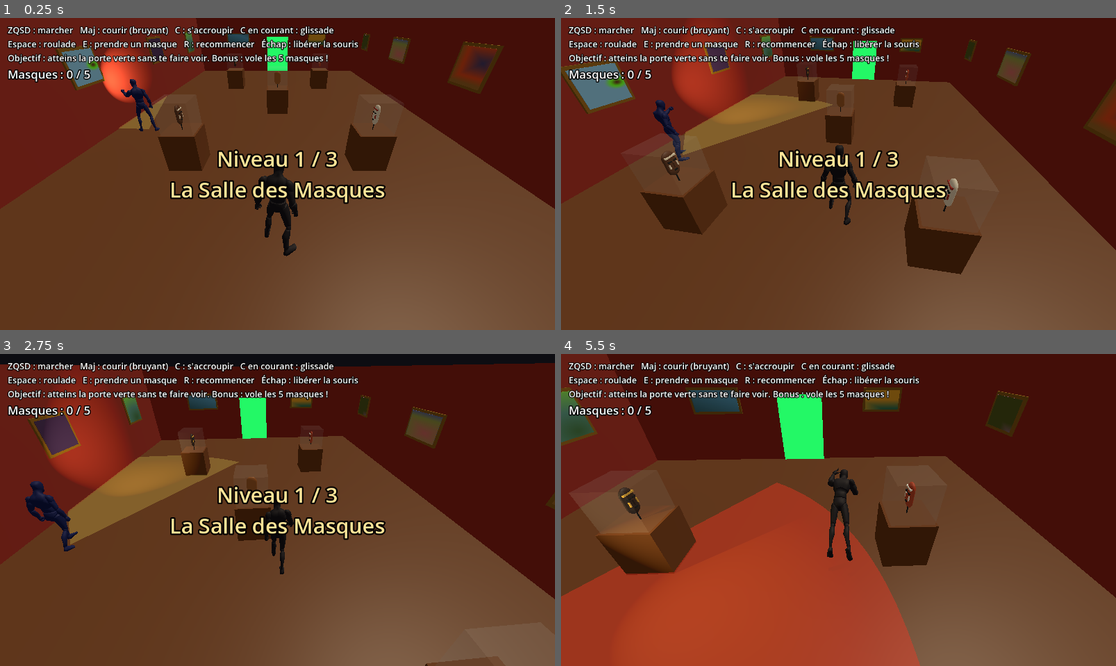
Above: before the commit, frames 1-4 (two rows, left to right).
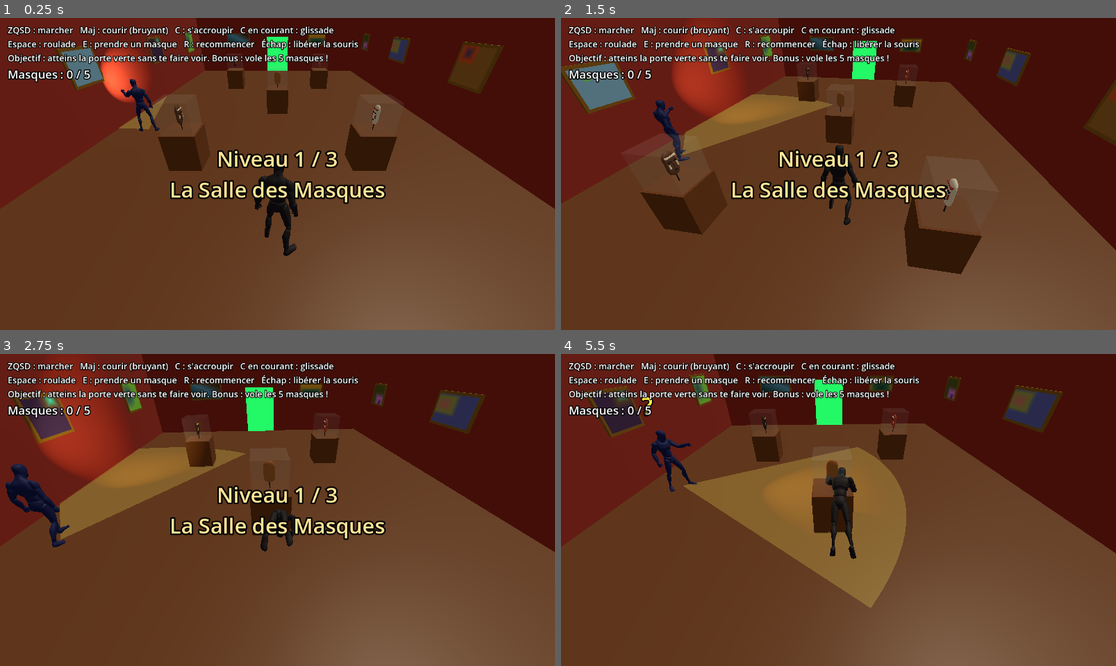
Above: after the commit, the same moments.

Repository: asbldream-lab/test
Game: Godot game, scene res://musee/musee.tscn
Same seed, same stepped clock (60 frames per second), same inputs: the game is played once before the commit and once after it.
Inputs (mouse positions are in pixels of both pictures, inside the frame that each line leads up to):
- Up to frame 1 (0.25 s): no input
- Up to frame 2 (1.5 s): tap Enter at 0.5 s; move the mouse to (866, 174) at 0.52 s; hold W (move_forward) from 0.53 s (still down); tap Space (roll) at 0.6 s; click (866, 174) at 0.67 s; move the mouse to (810, 174) at 1.27 s; tap C (crouch) at 1.35 s
- Up to frame 3 (2.75 s): keep holding W (move_forward); tap Space (roll) at 1.55, 2.3 s; move the mouse to (288, 503) at 2.02 s; hold E (interact) from 2.03 s (still down)
- Up to frame 4 (5.5 s): keep holding W (move_forward); move the mouse to (832, 516) at 2.77 s; release E (interact) at 2.78 s; tap Space (roll) at 2.85, 3.8, 4.35, 5.3 s; click (832, 516) at 2.92 s; move the mouse to (877, 513) at 3.52 s; hold Shift (run) 3.53-4.28 s; move the mouse to (794, 506) at 4.27 s; move the mouse to (844, 510) at 5.02 s; hold C (crouch) from 5.03 s (still down); click (844, 510) at 5.17 s

The runs differ from the first frame. In frame 1, 0.5% of the frame differs, in the area x 11-90%, y 4-23%; in frame 2, 0.6%; in frame 3, 17%; in frame 4, 50%, in the area x 0-100%, y 0-100%.

Commit message:
Roulades enchaînables et dossier pour les tableaux du joueur
- Appuyer sur roulade pendant une roulade la mémorise et l'enchaîne dès la
  fin de la phase d'avancée, en gardant l'élan ; plus de recharge après une
  roulade (la glissade garde la sienne)
- Les images (png/jpg/webp) déposées dans musee/tableaux/ sont accrochées
  automatiquement, avec un cadre à leurs proportions ; sinon toiles générées
- Toile en QuadMesh pour afficher l'image entière

Co-Authored-By: Claude Opus 5.5 <noreply@anthropic.com>

Diff:
--- a/musee/level.gd
+++ b/musee/level.gd
@@ -179,6 +179,12 @@
 	var frame_mat := _mat(Color(0.78, 0.6, 0.25), 0.35)
 	frame_mat.metallic = 0.6
 	var doors: Array[Vector2] = [Vector2(_data.entry[0], _data.entry[1]), Vector2(_data.exit[0], _data.exit[1])]
+	# Images fournies (png/jpg/webp) dans res://musee/tableaux/ : accrochées en priorité.
+	var images: Array[Texture2D] = []
+	for f in ResourceLoader.list_directory("res://musee/tableaux/"):
+		if f.get_extension().to_lower() in ["png", "jpg", "jpeg", "webp"]:
+			images.append(load("res://musee/tableaux/" + f))
+	var img_i := current * 5 # chaque niveau commence à une image différente
 	for side in ["N", "S", "E", "W"]:
 		var length := w if side in ["N", "S"] else d
 		var count := int(length / 5.0)
@@ -195,17 +201,28 @@
 			var holder := Node3D.new()
 			holder.position = pos + inward * 0.04
 			holder.rotation.y = atan2(inward.x, inward.z) # +z local = vers la pièce
+			var tex: Texture2D = null
 			var size := Vector2(rng.randf_range(1.0, 1.8), rng.randf_range(0.8, 1.3))
+			if not images.is_empty():
+				tex = images[img_i % images.size()]
+				img_i += 1
+				var aspect := float(tex.get_width()) / tex.get_height()
+				size = Vector2(1.2 * aspect, 1.2) if aspect <= 1.6 else Vector2(2.0, 2.0 / aspect)
+				size += Vector2(0.16, 0.16) # place du cadre
 			var frame := MeshInstance3D.new()
 			frame.mesh = BoxMesh.new()
 			frame.mesh.size = Vector3(size.x, size.y, 0.06)
 			frame.material_override = frame_mat
 			holder.add_child(frame)
 			var canvas := MeshInstance3D.new()
-			canvas.mesh = BoxMesh.new()
-			canvas.mesh.size = Vector3(size.x - 0.16, size.y - 0.16, 0.01)
-			canvas.position.z = 0.035
-			canvas.material_override = _canvas(rng)
+			canvas.mesh = QuadMesh.new()
+			canvas.mesh.size = size - Vector2(0.16, 0.16)
+			canvas.position.z = 0.031
+			if tex:
+				canvas.material_override = _mat(Color.WHITE, 0.8)
+				canvas.material_override.albedo_texture = tex
+			else:
+				canvas.material_override = _canvas(rng)
 			holder.add_child(canvas)
 			add_child(holder)
 
--- a/musee/player.gd
+++ b/musee/player.gd
@@ -35,6 +35,7 @@
 var _cooldown := 0.0
 var _move_dir := Vector3.RIGHT
 var _roll_t := 0.0
+var _roll_buffer := false ## Roulade demandée pendant une roulade : enchaînée dès que possible.
 var _roll_speed := 0.0
 var _roll_move_time := 0.0
 var _cam_h := 1.5
@@ -139,8 +140,12 @@
 # --- Roulade ---------------------------------------------------------------
 
 func try_roll() -> void:
-	if state != State.NORMAL or _cooldown > 0.0 or not enabled or is_prone:
-		return
+	if state == State.ROLL:
+		_roll_buffer = true # enchaînement
+		return
+	if state != State.NORMAL or not enabled or is_prone:
+		return
+	_roll_buffer = false
 	# Vitesse et longueur selon l'élan : marche = roulade douce (~3 m), course = rapide (~4 m).
 	var t := clampf(Vector2(velocity.x, velocity.z).length() / run_speed, 0.0, 1.0)
 	var k := lerpf(1.0, ROLL_ANIM_SPEED, t)
@@ -154,6 +159,14 @@
 
 func _state_roll(delta: float) -> void:
 	_roll_t += delta
+	if enabled and Input.is_action_just_pressed("roll"):
+		_roll_buffer = true
+	# Enchaînement : on relance une roulade à la fin de la phase où il avance,
+	# en gardant l'élan (la suivante part donc vite).
+	if _roll_buffer and _roll_t >= _roll_move_time * 0.85:
+		state = State.NORMAL
+		try_roll()
+		return
 	var input := Input.get_vector("move_left", "move_right", "move_forward", "move_back") if enabled else Vector2.ZERO
 	# Déplacement réel de l'animation (extrait de la version root motion du pack) :
 	# 5,76 m/s pendant 0,87 s, puis il se relève sur place.
@@ -169,9 +182,9 @@
 		# Il continue d'avancer : on enchaîne direct sur la marche/course au moment
 		# où il se relève, en gardant l'élan (pas de relevé sur place).
 		if not rolling:
-			_finish()
+			_finish(0.0)
 	elif _roll_t >= _timer:
-		_finish()
+		_finish(0.0)
 
 
 # --- Glissade --------------------------------------------------------------
@@ -245,10 +258,10 @@
 	visual.rotation.y = atan2(-_move_dir.x, -_move_dir.z)
 
 
-func _finish() -> void:
+func _finish(cooldown := COOLDOWN) -> void:
 	anim.speed_scale = 1.0
 	state = State.NORMAL
-	_cooldown = COOLDOWN
+	_cooldown = cooldown
 
 
 func _face(dir: Vector3, delta: float) -> void:
Not shown, added: musee/tableaux/.gitkeep
